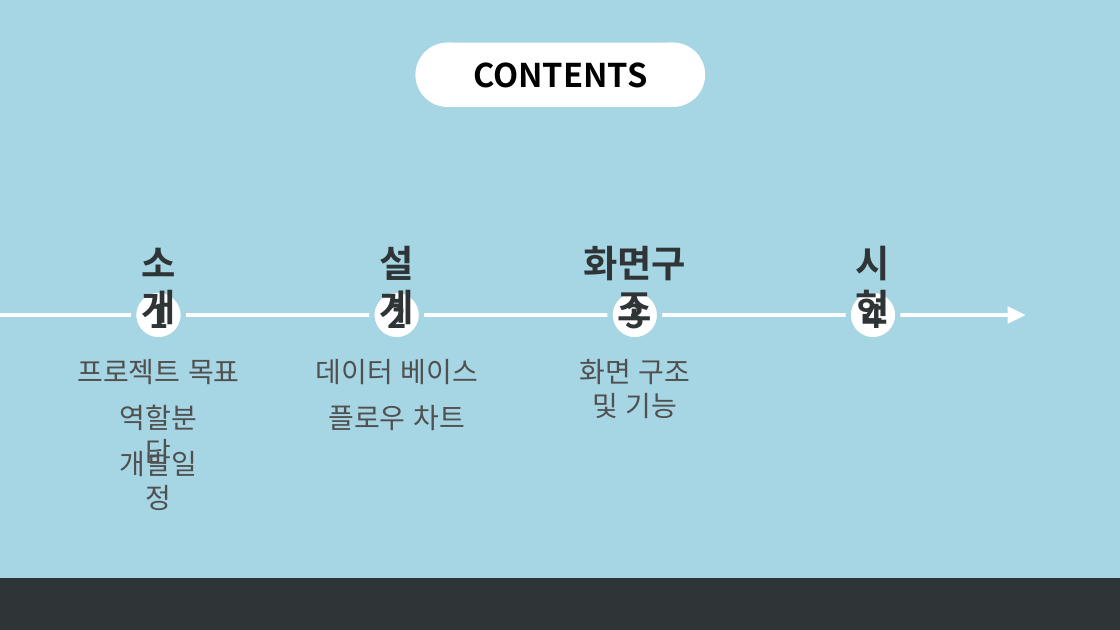
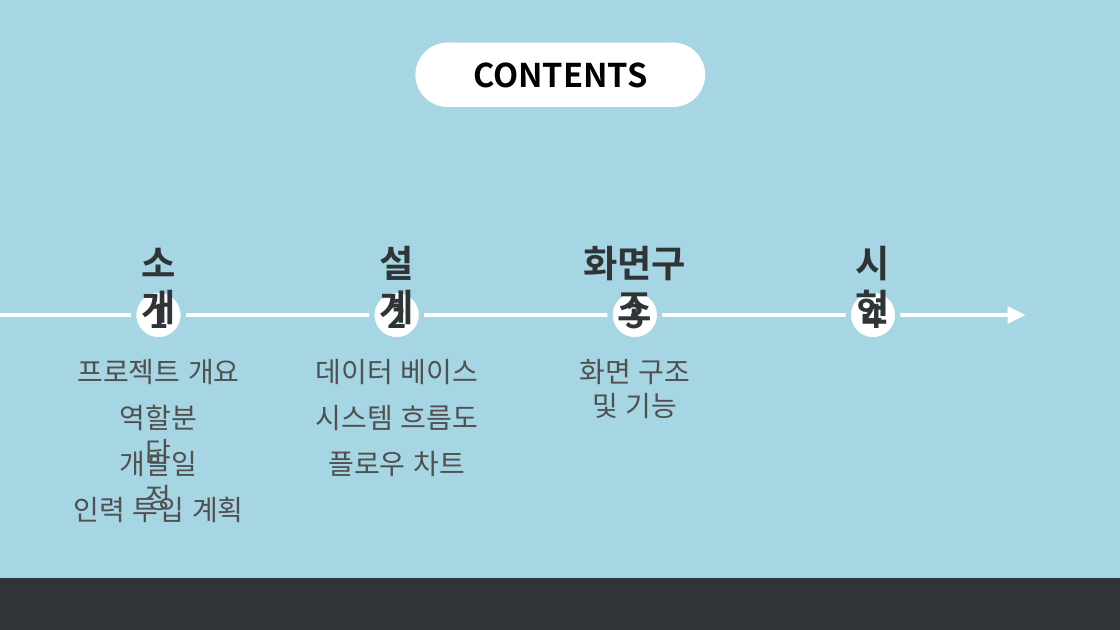
Before and after one commit to sjin9696/Aduino_C_sharp_1Team, a slide deck: slide 2 of 문서자료/발표자료.pptx. Drawn at 1120x630 pixels with LibreOffice and Linux fonts; fonts in the diff are those of the drawing. Boxes give left, top, right and bottom in pixels: in the first picture for what was removed or moved away, otherwise in the second. Text is boxed around its words. In the diff, an @@ line names an element or a change of style, - is before the commit and + after.

Commit message:
발표자료 V0.9.5
특장점, 시스템 흐름도, 인력 투입 계획, 화면구성 애니메이션 추가

```diff
--- a/문서자료/발표자료.pptx
+++ b/문서자료/발표자료.pptx
@@ text at (77, 359, 240, 384): text changed @@
-프로젝트 목표
+프로젝트 개요
@@ text added at (315, 405, 478, 430), 24 pt, text #505050 @@
+시스템 흐름도
@@ text "플로우 차트": place and size @@
-text "플로우 차트" at (328, 405, 466, 430)
+text "플로우 차트" at (328, 451, 466, 476)
@@ text added at (73, 492, 185, 522), 24 pt, text #505050 @@
+인력 투입 계획
```
Also in this commit, not shown: 7 other slides changed, 3 slides added.
